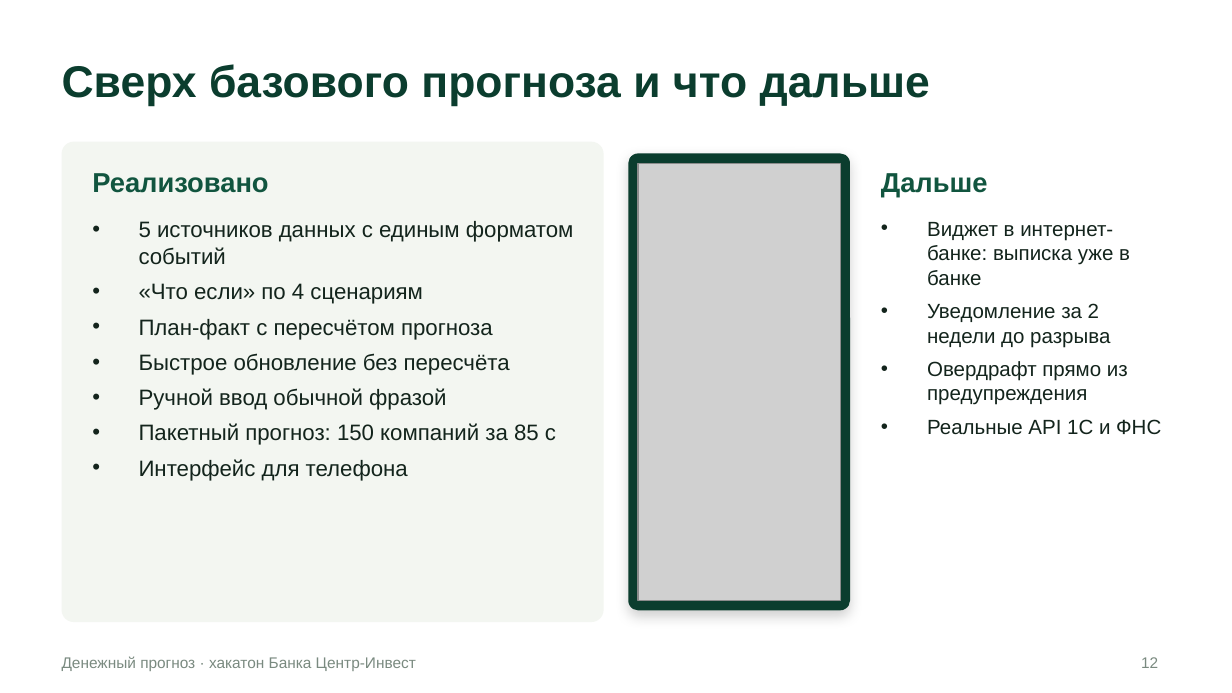
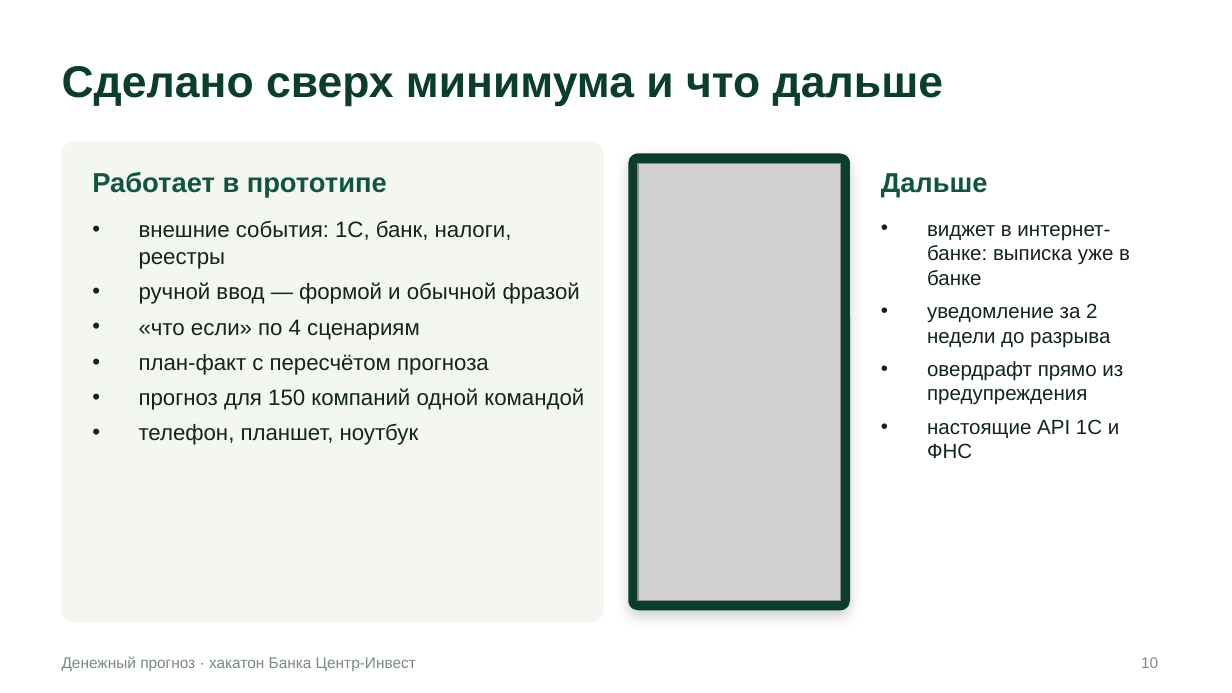
Before and after one commit to VaDex-web/cashflow, a slide deck: slide 10 of docs/presentation.pptx (slide 12 before the commit). Drawn at 1232x693 pixels with LibreOffice and Linux fonts; fonts in the diff are those of the drawing; grey boxes stand for pictures. Boxes give left, top, right and bottom in pixels: in the first picture for what was removed or moved away, otherwise in the second. Text is boxed around its words. In the diff, an @@ line names an element or a change of style, - is before the commit and + after.

```diff
--- a/docs/presentation.pptx
+++ b/docs/presentation.pptx
@@ title at [62, 66, 943, 107]: text changed @@
-Сверх базового прогноза и что дальше
+Сделано сверх минимума и что дальше
@@ text at [92, 172, 387, 198]: text changed @@
-Реализовано
+Работает в прототипе
@@ text at [139, 220, 584, 445]: text changed @@
-• 5 источников данных с единым форматом событий
-• «Что если» по 4 сценариям
-• План-факт с пересчётом прогноза
-• Быстрое обновление без пересчёта
-• Ручной ввод обычной фразой
-• Пакетный прогноз: 150 компаний за 85 с
-• Интерфейс для телефона
+• внешние события: 1С, банк, налоги, реестры
+• ручной ввод — формой и обычной фразой
+• «что если» по 4 сценариям
+• план-факт с пересчётом прогноза
+• прогноз для 150 компаний одной командой
+• телефон, планшет, ноутбук
@@ text at [927, 225, 1130, 458]: text changed @@
-• Виджет в интернет-банке: выписка уже в банке
-• Уведомление за 2 недели до разрыва
-• Овердрафт прямо из предупреждения
-• Реальные API 1С и ФНС
+• виджет в интернет-банке: выписка уже в банке
+• уведомление за 2 недели до разрыва
+• овердрафт прямо из предупреждения
+• настоящие API 1С и ФНС
@@ page number at [1141, 657, 1158, 668]: text changed @@
-12
+10
```
Also in this commit, not shown: 6 other slides changed, 4 slides added, 6 slides removed, 23 other files.
